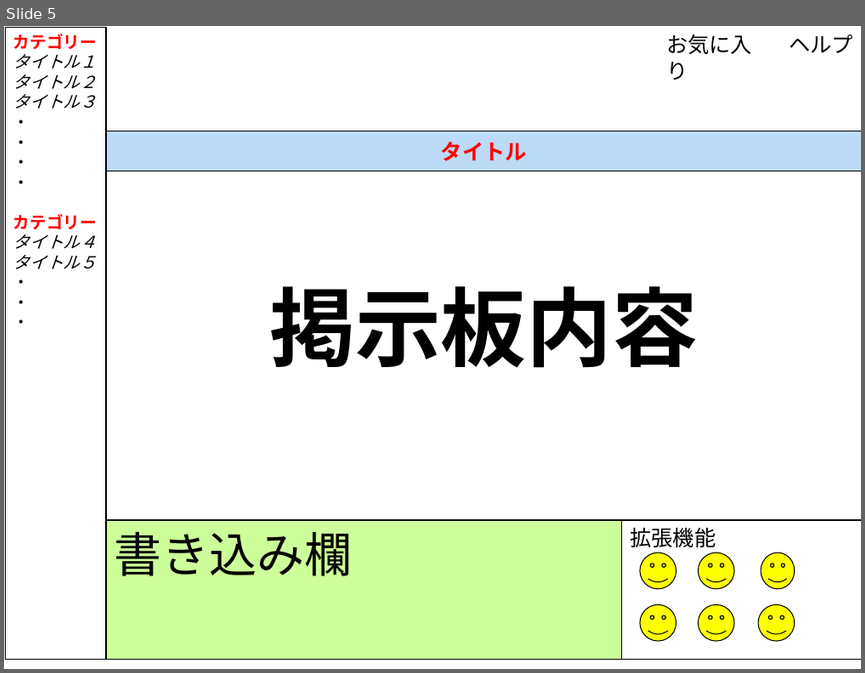
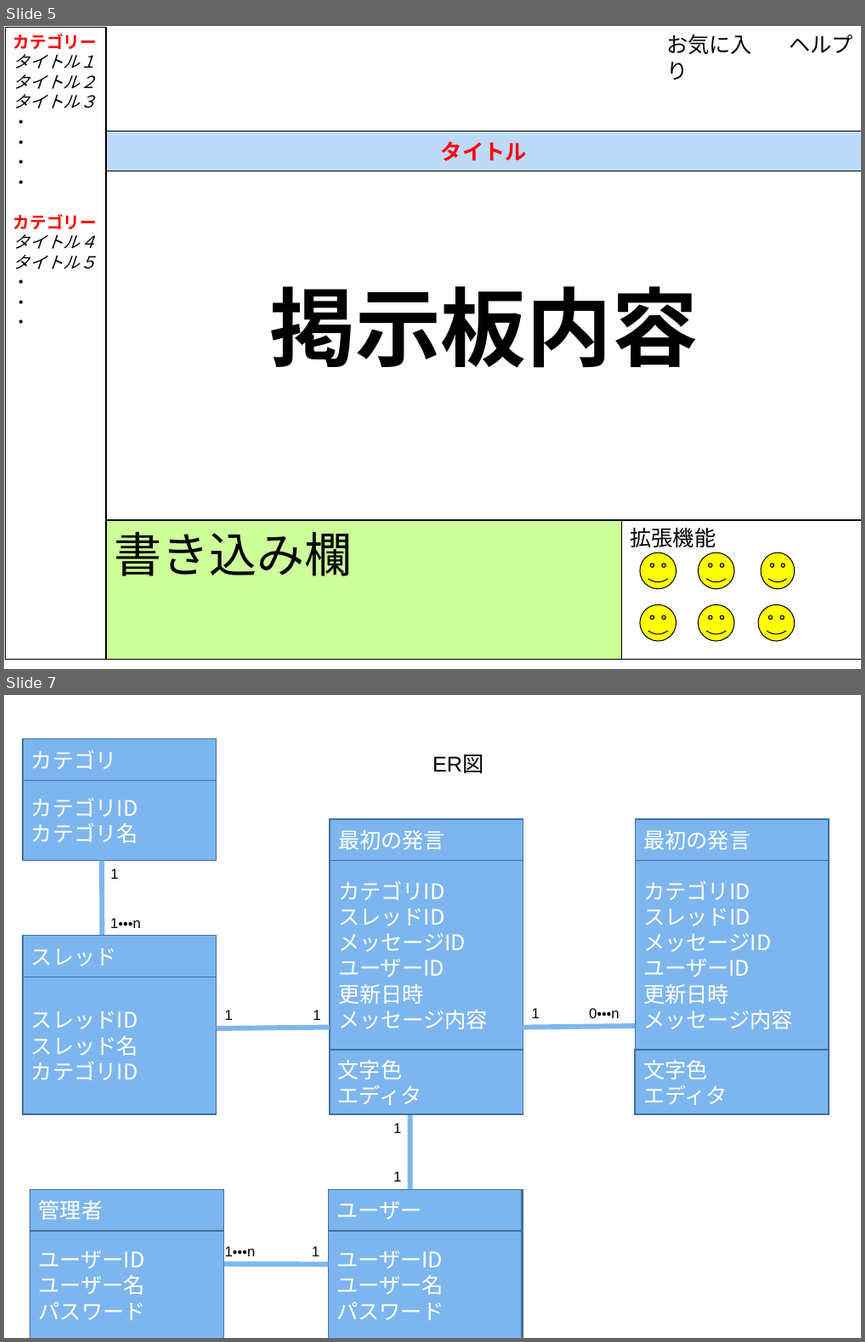
Before and after one commit to sugye/prolabo201610, a slide deck: 成果物予定表.ppt. Shown one above the other, each under a label of ours: slide 5 before the commit, slides 5 and 7 after it; the slides between them are not shown. The pictures are 865x673 and 865x1342 pixels, drawn with LibreOffice and Linux fonts; fonts in the diff are those of the drawing. Boxes give left, top, right and bottom in pixels: in the first picture for what was removed or moved away, otherwise in the second. Text is boxed around its words. In the diff, an @@ line names an element or a change of style, - is before the commit and + after.

```diff
--- a/成果物予定表.ppt
+++ b/成果物予定表.ppt
@@ slide 7 added at (x1=4, y1=695, x2=861, y2=1338), background #FFFFFF @@
@@ rectangle added at (x1=23, y1=738, x2=216, y2=780), fill #7DB6EF, outline #42719B 0.99 pt, 18 pt, text #FFFFFF @@
+カテゴリ
@@ text added at (x1=432, y1=755, x2=483, y2=773), 18 pt, text #000000 @@
+ER図
@@ rectangle added at (x1=23, y1=781, x2=216, y2=861), fill #7DB6EF, outline #42719B 0.99 pt, 18 pt, text #FFFFFF @@
+カテゴリID
+カテゴリ名
@@ rectangle added at (x1=330, y1=819, x2=523, y2=861), fill #7DB6EF, outline #42719B 0.99 pt, 18 pt, text #FFFFFF @@
+最初の発言
@@ rectangle added at (x1=635, y1=819, x2=828, y2=861), fill #7DB6EF, outline #42719B 0.99 pt, 18 pt, text #FFFFFF @@
+最初の発言
@@ line added from (102, 861) to (102, 946), #7DB6EF 4.25 pt @@
@@ text added at (x1=110, y1=868, x2=118, y2=879), 12 pt, text #000000 @@
+1
@@ rectangle added at (x1=330, y1=861, x2=523, y2=1049), fill #7DB6EF, outline #42719B 0.99 pt, 18 pt, text #FFFFFF @@
+カテゴリID
+スレッドID
+メッセージID
+ユーザーID
+更新日時
+メッセージ内容
@@ rectangle added at (x1=635, y1=861, x2=828, y2=1049), fill #7DB6EF, outline #42719B 0.99 pt, 18 pt, text #FFFFFF @@
+カテゴリID
+スレッドID
+メッセージID
+ユーザーID
+更新日時
+メッセージ内容
@@ text added at (x1=110, y1=918, x2=141, y2=928), 12 pt, text #000000 @@
+1・・・n
@@ rectangle added at (x1=23, y1=935, x2=216, y2=976), fill #7DB6EF, outline #42719B 0.99 pt, 18 pt, text #FFFFFF @@
+スレッド
@@ rectangle added at (x1=23, y1=977, x2=216, y2=1114), fill #7DB6EF, outline #42719B 0.99 pt, 18 pt, text #FFFFFF @@
+スレッドID
+スレッド名
+カテゴリID
@@ text added at (x1=225, y1=1009, x2=233, y2=1020), 12 pt, text #000000 @@
+1
@@ text added at (x1=313, y1=1009, x2=320, y2=1020), 12 pt, text #000000 @@
+1
@@ line added from (522, 1027) to (635, 1026), #7DB6EF 4.25 pt @@
@@ text added at (x1=532, y1=1008, x2=540, y2=1018), 12 pt, text #000000 @@
+1
@@ text added at (x1=589, y1=1008, x2=619, y2=1018), 12 pt, text #000000 @@
+0・・・n
@@ line added from (216, 1028) to (330, 1027), #7DB6EF 4.25 pt @@
@@ rectangle added at (x1=330, y1=1049, x2=523, y2=1115), fill #7DB6EF, outline #42719B 0.99 pt, 18 pt, text #FFFFFF @@
+文字色
+エディタ
@@ rectangle added at (x1=635, y1=1049, x2=828, y2=1115), fill #7DB6EF, outline #42719B 0.99 pt, 18 pt, text #FFFFFF @@
+文字色
+エディタ
@@ text added at (x1=393, y1=1123, x2=401, y2=1133), 12 pt, text #000000 @@
+1
@@ line added from (410, 1114) to (410, 1190), #7DB6EF 4.25 pt @@
@@ text added at (x1=393, y1=1171, x2=401, y2=1181), 12 pt, text #000000 @@
+1
@@ rectangle added at (x1=30, y1=1190, x2=224, y2=1231), fill #7DB6EF, outline #42719B 0.99 pt, 18 pt, text #FFFFFF @@
+管理者
@@ rectangle added at (x1=328, y1=1190, x2=522, y2=1231), fill #7DB6EF, outline #42719B 0.99 pt, 18 pt, text #FFFFFF @@
+ユーザー
@@ rectangle added at (x1=330, y1=1190, x2=523, y2=1231), fill #7DB6EF, outline #42719B 0.99 pt, 18 pt, text #FFFFFF @@
+ユーザー
@@ rectangle added at (x1=30, y1=1231, x2=224, y2=1338), fill #7DB6EF, outline #42719B 0.99 pt, 18 pt, text #FFFFFF @@
+ユーザーID
+ユーザー名
+パスワード
@@ text added at (x1=225, y1=1246, x2=256, y2=1256), 12 pt, text #000000 @@
+1・・・n
@@ text added at (x1=312, y1=1246, x2=319, y2=1256), 12 pt, text #000000 @@
+1
@@ rectangle added at (x1=328, y1=1231, x2=522, y2=1338), fill #7DB6EF, outline #42719B 0.99 pt, 18 pt, text #FFFFFF @@
+ユーザーID
+ユーザー名
+パスワード
@@ rectangle added at (x1=330, y1=1231, x2=523, y2=1338), fill #7DB6EF, outline #42719B 0.99 pt, 18 pt, text #FFFFFF @@
+ユーザーID
+ユーザー名
+パスワード
@@ line added from (328, 1264) to (224, 1264), #7DB6EF 4.25 pt @@
```
Also in this commit, not shown: 3 slides changed, 1 other slide added, 1 slide removed.
